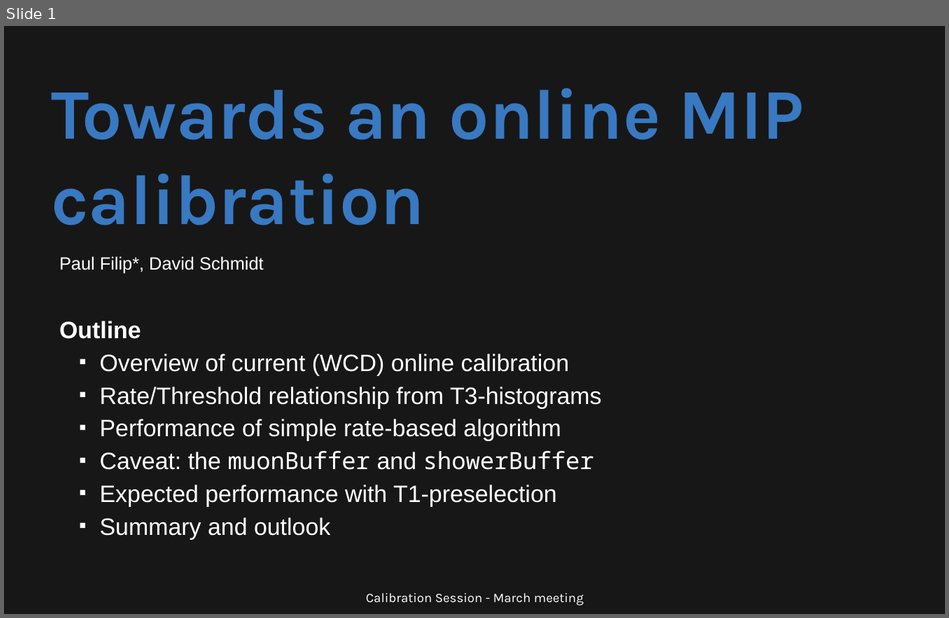
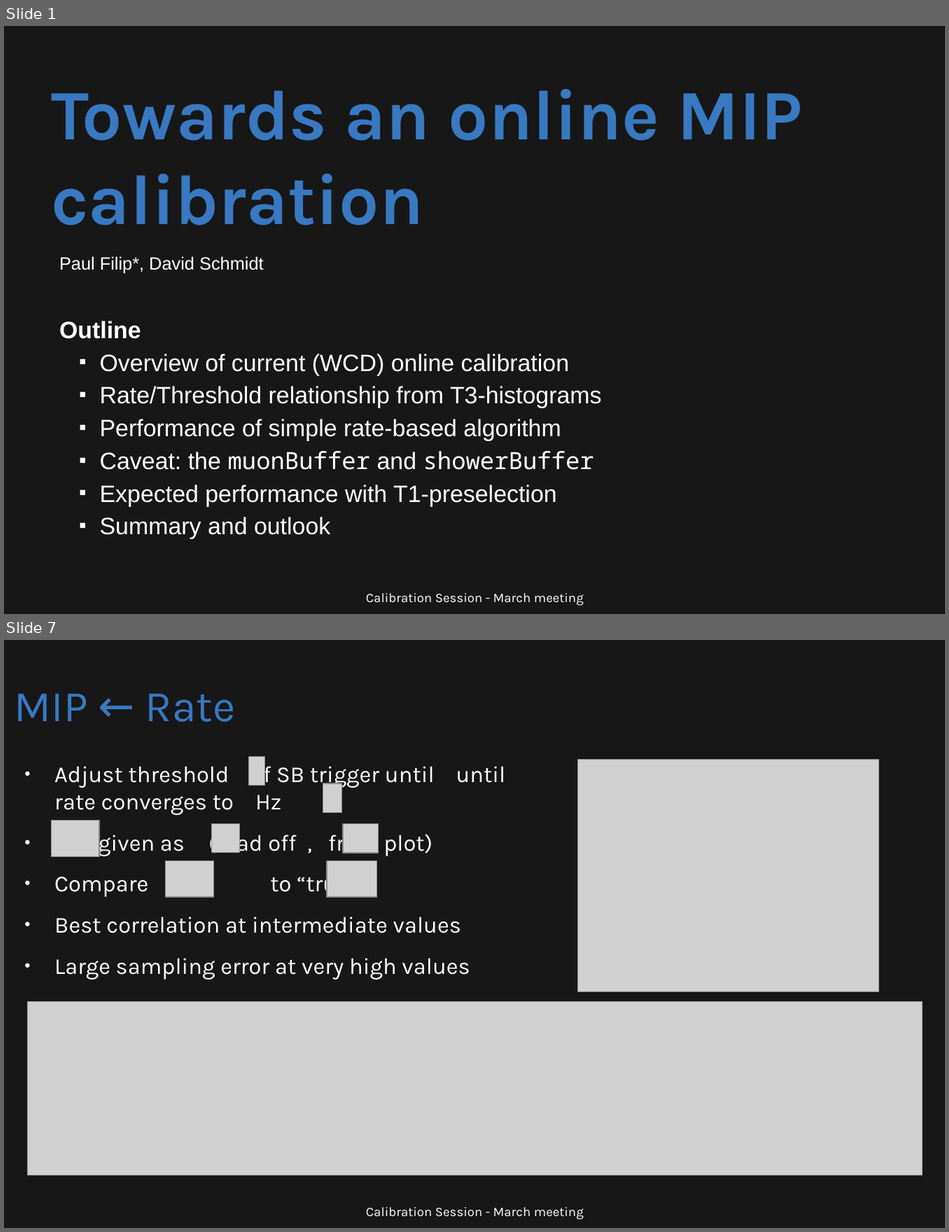
Before and after one commit to Quizznor/phd-thesis, a slide deck: Outreach/malargue_apr_2024/mip_online_calibration/calibration_session_2024_04_15_filip_mip.odp. Shown one above the other, each under a label of ours: slide 1 before the commit, slides 1 and 7 after it; the slides between them are not shown. The pictures are 949x618 and 949x1232 pixels, drawn with LibreOffice and Linux fonts; fonts in the diff are those of the drawing; grey boxes stand for pictures. Boxes give left, top, right and bottom in pixels: in the first picture for what was removed or moved away, otherwise in the second. Text is boxed around its words. In the diff, an @@ line names an element or a change of style, - is before the commit and + after.

```diff
--- a/Outreach/malargue_apr_2024/mip_online_calibration/calibration_session_2024_04_15_filip_mip.odp
+++ b/Outreach/malargue_apr_2024/mip_online_calibration/calibration_session_2024_04_15_filip_mip.odp
@@ slide 7 added at (4,640,945,1228), background #171717 @@
@@ title added at (14,693,235,722), 37 pt, text #3879C2 @@
+MIP ← Rate
@@ text added at (54,761,506,980), 19.3 pt, text #FFFFFF @@
+● Adjust threshold of SB trigger until until rate converges to Hz
+● given as (read off , from plot)
+● Compare to “true”
+● Best correlation at intermediate values
+● Large sampling error at very high values
@@ picture added at (249,757,265,786) @@
@@ picture added at (578,760,879,993) @@
@@ picture added at (322,784,342,812) @@
@@ picture added at (51,820,98,856) @@
@@ picture added at (211,823,240,853) @@
@@ picture added at (343,824,378,854) @@
@@ picture added at (166,861,213,897) @@
@@ picture added at (327,861,377,897) @@
@@ picture added at (28,1001,924,1176) @@
@@ text added at (366,1207,584,1220), 11 pt, text #FFFFFF @@
+Calibration Session - March meeting
@@ slide 1 changed as well @@
@@ title "Towards an online MIP calibration" at (51,89,802,226): size 60 to 59.9 pt @@
```
Also in this commit, not shown: 1 other slide changed, 4 other slides added, 5 other files.
